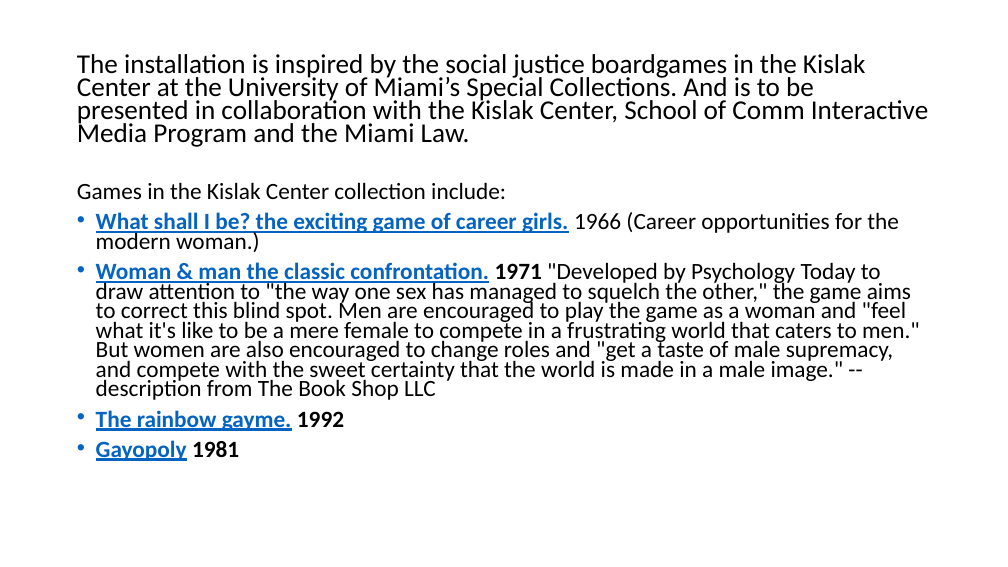
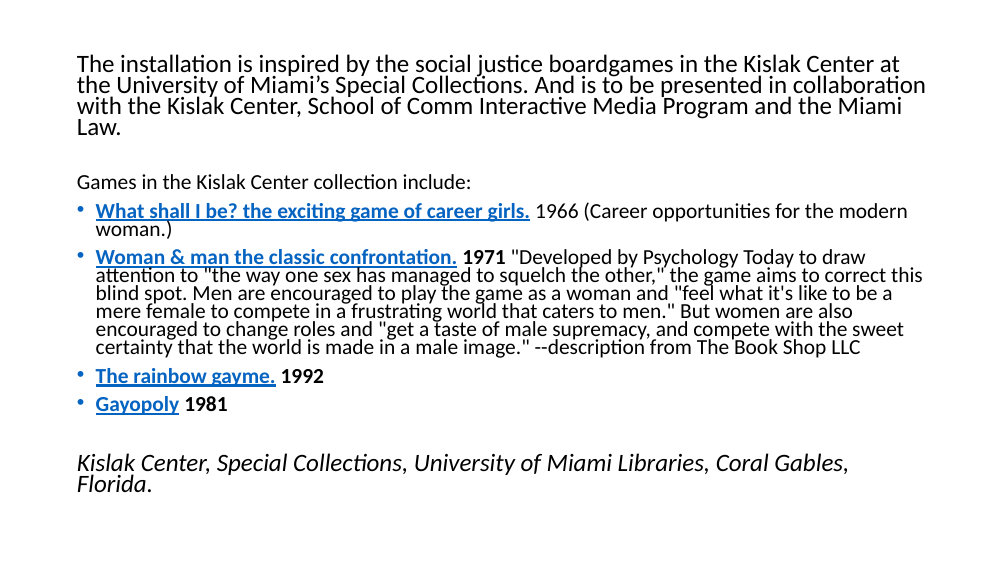
Before and after one commit to eestefan/Installations-Class, a slide deck: slide 3 of Installation/Playing-with-SJ-presentation-low-res.pptx. Drawn at 1008x567 pixels with LibreOffice and Linux fonts; fonts in the diff are those of the drawing. Boxes give left, top, right and bottom in pixels: in the first picture for what was removed or moved away, otherwise in the second. Text is boxed around its words. In the diff, an @@ line names an element or a change of style, - is before the commit and + after.

```diff
--- a/Installation/Playing-with-SJ-presentation-low-res.pptx
+++ b/Installation/Playing-with-SJ-presentation-low-res.pptx
@@ text at [77, 54, 926, 415]: size 25.9 to 23.8 pt in "The installation is inspired by the social ..."; size 22.2 to 20.4 pt in "Games in the Kislak Center collection include:", "What shall I be? the exciting game ...", "Woman & man the classic confrontation. 1971 ...", "The rainbow gayme. 1992" and 1 more places @@
@@ text at [77, 453, 849, 492]: paragraph added @@
+Kislak Center, Special Collections, University of Miami Libraries, Coral Gables, Florida.
```
